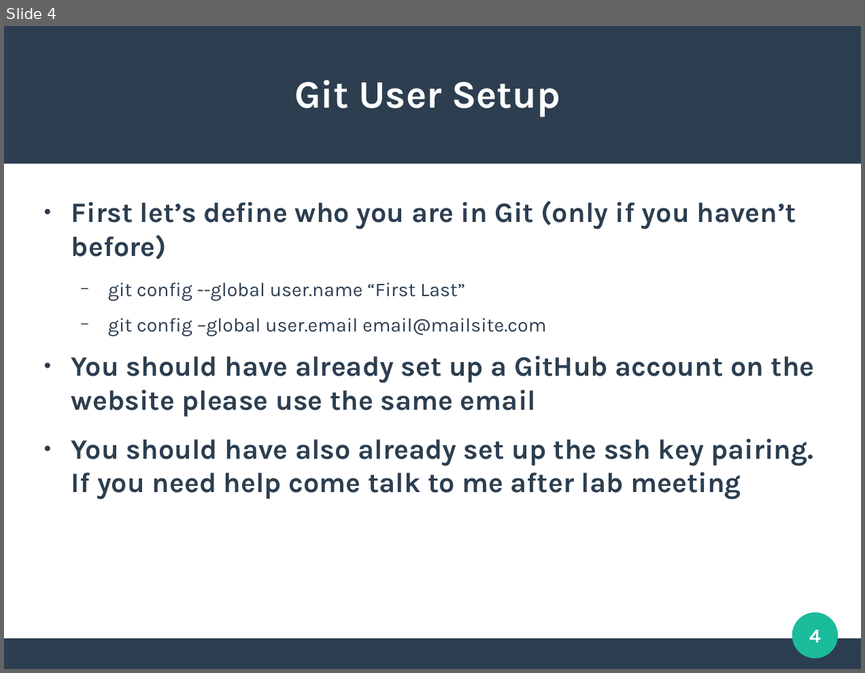
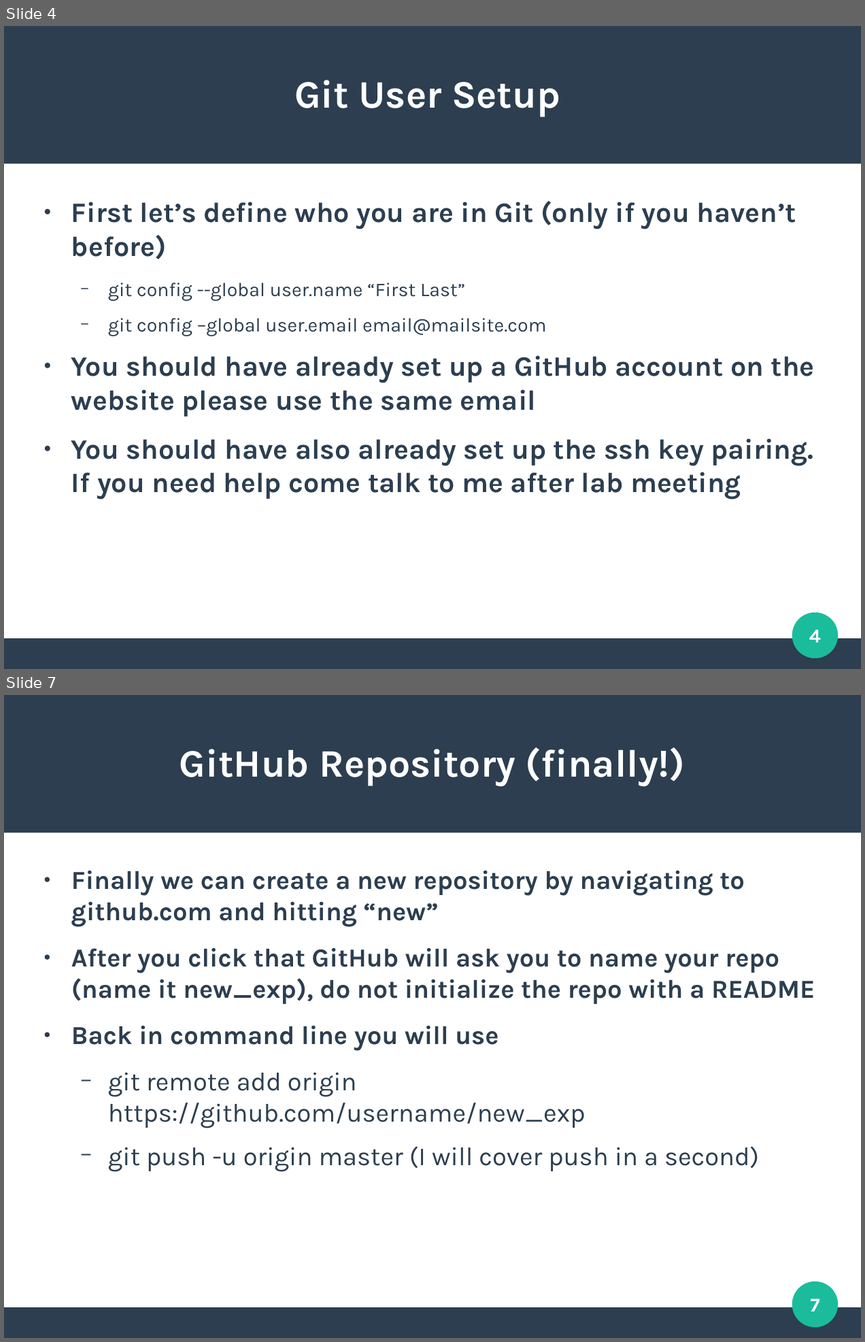
Before and after one commit to demetriushrowland/GithubClinic, a slide deck: Prelim Slides.odp. Shown one above the other, each under a label of ours: slide 4 before the commit, slides 4 and 7 after it; the slides between them are not shown. The pictures are 865x673 and 865x1342 pixels, drawn with LibreOffice and Linux fonts; fonts in the diff are those of the drawing. Boxes give left, top, right and bottom in pixels: in the first picture for what was removed or moved away, otherwise in the second. Text is boxed around its words. In the diff, an @@ line names an element or a change of style, - is before the commit and + after.

```diff
--- a/Prelim Slides.odp
+++ b/Prelim Slides.odp
@@ slide 7 added at [4, 695, 861, 1338], background #FFFFFF; not listed: 3 template elements that a slide beside it also shows @@
@@ title added at [179, 747, 685, 786], 36 pt, text #FFFFFF, bold @@
+GitHub Repository (finally!)
@@ text added at [71, 870, 815, 1172], 24 pt, text #2C3E50, bold @@
+● Finally we can create a new repository by navigating to github.com and hitting “new”
+● After you click that GitHub will ask you to name your repo (name it new_exp), do not initialize the repo with a README
+● Back in command line you will use
+  − git remote add origin https://github.com/username/new_exp
+  − git push -u origin master (I will cover push in a second)
@@ page number added at [810, 1298, 819, 1311], 18 pt, text #FFFFFF, bold @@
+7
```
Also in this commit, not shown: 2 slides changed, 2 other slides added.
